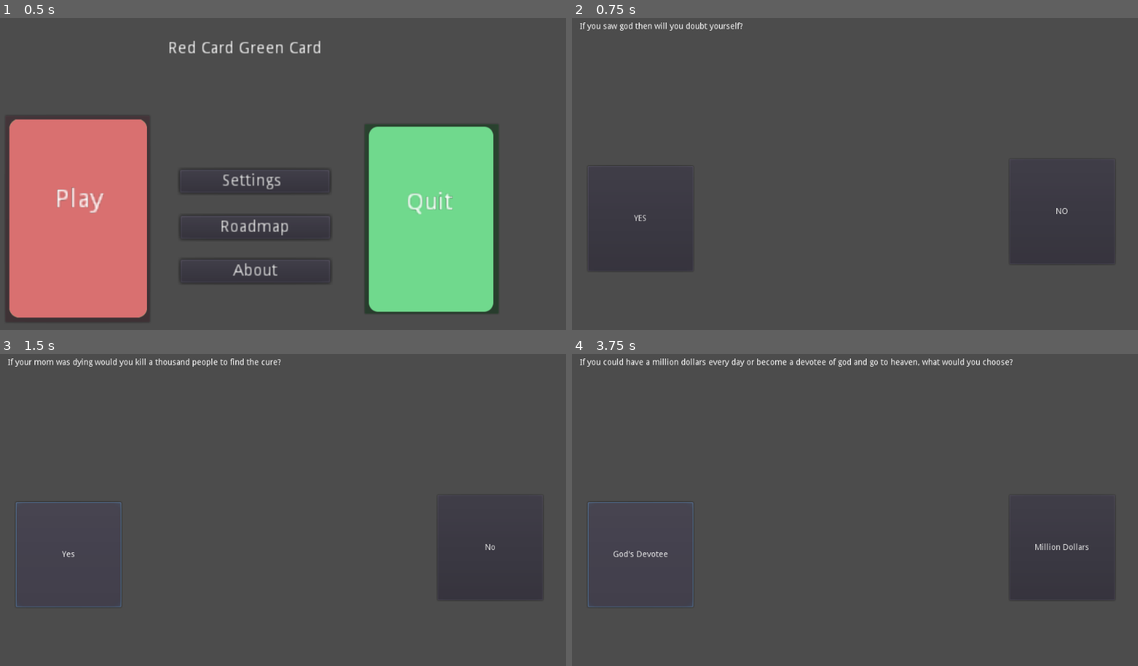
Above: before the commit, frames 1-4 (two rows, left to right).
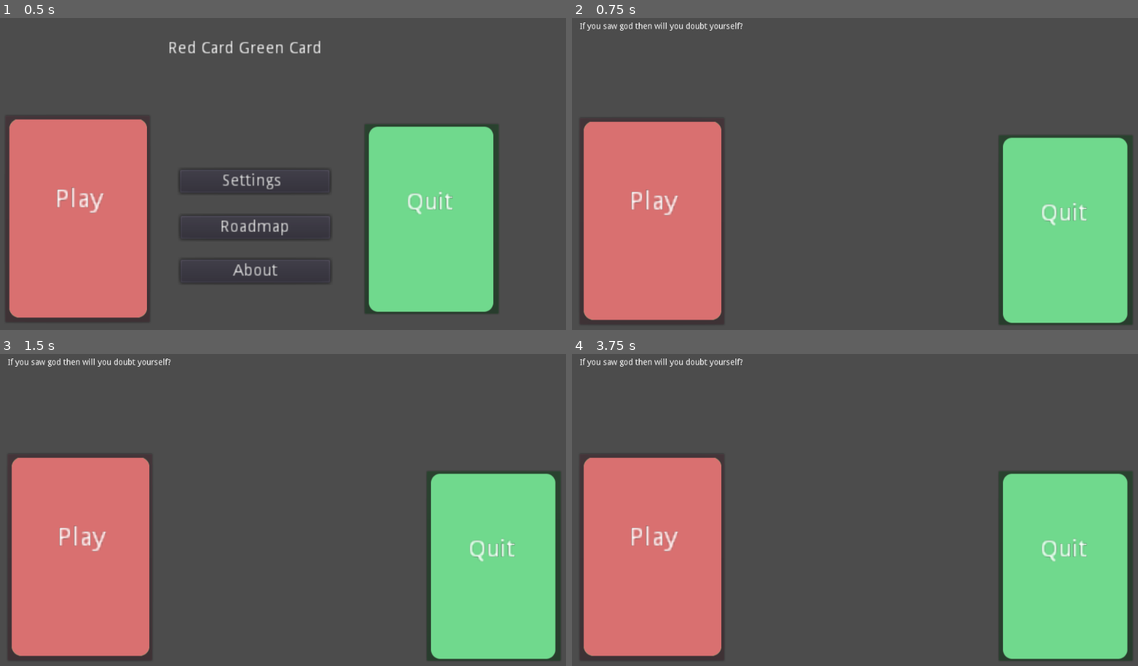
Above: after the commit, the same moments.

Repository: Nominprogramer/Game
Game: Godot game, scene res://Node2D.tscn
Same seed, same stepped clock (60 frames per second), same inputs: the game is played once before the commit and once after it.
Inputs (mouse positions are in pixels of both pictures, inside the frame that each line leads up to):
- Up to frame 1 (0.5 s): no input
- Up to frame 2 (0.75 s): click (651, 217) at 0.5 s
- Up to frame 3 (1.5 s): click (79, 556) at 1.27 s
- Up to frame 4 (3.75 s): click (651, 556) at 2.02 s; click "Yep" (after the commit: "YES") at 2.75 s; click "Good" (after the commit: "YES") at 3.5 s

Frame 1 is identical in both runs. In frame 2, 30% of the frame differs, in the area x 1-100%, y 33-99%; in frame 3, 31%; in frame 4, 31%, in the area x 1-100%, y 1-99%.

Commit message:
added 3rd person movement

Diff:
--- a/godot/2.tscn
+++ b/godot/2.tscn
@@ -1,9 +1,11 @@
-[gd_scene load_steps=5 format=2]
+[gd_scene load_steps=7 format=2]
 
 [ext_resource path="res://Yes Card.tscn" type="PackedScene" id=1]
 [ext_resource path="res://2.gd" type="Script" id=2]
 [ext_resource path="res://No Card.tscn" type="PackedScene" id=3]
 [ext_resource path="res://Storer.tscn" type="PackedScene" id=4]
+[ext_resource path="res://assets/Redcard.tscn" type="PackedScene" id=5]
+[ext_resource path="res://assets/Greencard.tscn" type="PackedScene" id=6]
 
 [node name="Node2D" type="Node2D"]
 position = Vector2( 4, 4 )
@@ -32,5 +34,10 @@
 margin_right = 964.0
 margin_bottom = 446.0
 
+[node name="Redcard" parent="." instance=ExtResource( 5 )]
+
+[node name="Greencard" parent="." instance=ExtResource( 6 )]
+position = Vector2( 879, 388 )
+
 [connection signal="pressed" from="Yes" to="." method="_on_Yes_pressed"]
 [connection signal="pressed" from="No" to="." method="_on_No_pressed"]
--- a/godot/assets/Greencard.tscn
+++ b/godot/assets/Greencard.tscn
@@ -31,4 +31,4 @@
 "_edit_use_anchors_": false
 }
 
-[connection signal="pressed" from="quit" to="quit" method="_on_quit_pressed"]
+[connection signal="pressed" from="quit" to="quit" method="_on_greencard_pressed"]
--- a/godot/assets/Redcard.tscn
+++ b/godot/assets/Redcard.tscn
@@ -34,4 +34,4 @@
 "_edit_use_anchors_": false
 }
 
-[connection signal="pressed" from="play" to="play" method="_on_play_pressed"]
+[connection signal="pressed" from="play" to="play" method="_on_redcard_pressed"]
--- a/godot/assets/quit.gd
+++ b/godot/assets/quit.gd
@@ -2,5 +2,5 @@
 
 
 
-func _on_quit_pressed() -> void:
+func _on_greencard_pressed() -> void:
 	get_tree().quit()
--- a/godot/scripts/redcard.gd
+++ b/godot/scripts/redcard.gd
@@ -6,5 +6,5 @@
 
 
 
-func _on_play_pressed():
+func _on_redcard_pressed():
 			get_tree().change_scene("res://2.tscn")
Not shown, changed: godot/scripts/new_script.vs
